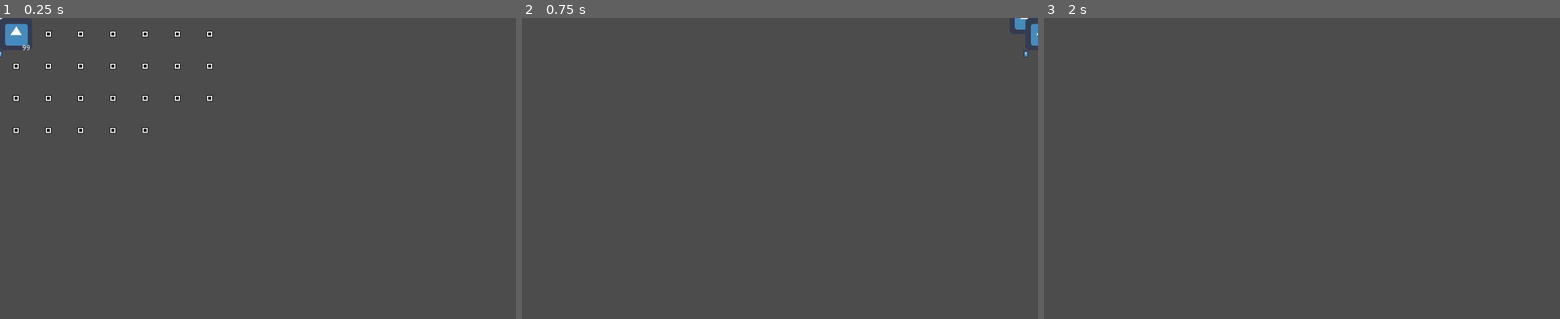
Above: before the commit, frames 1-3 (left to right).
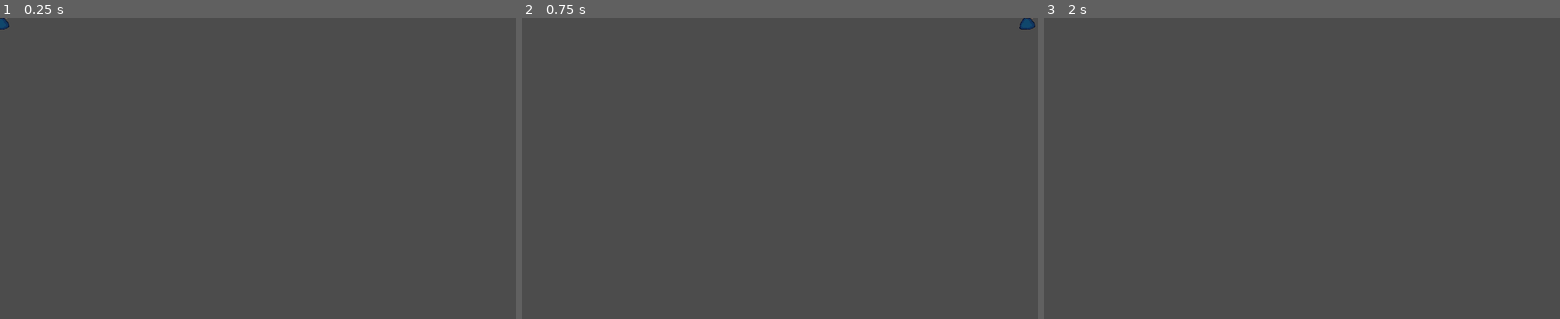
Above: after the commit, the same moments.

Repository: Jimmy-s-Test-Site/20210122_feel_good_jam
Game: Godot game, scene res://Abdullah Folder/Player Things/Player.tscn
Two runs of this game, one before a commit and one after it. Both use one fixed random seed, a clock stepped at 60 frames per second and the inputs below. The project has no main scene, so this scene is started directly. The engine's default icon, where the game draws it, is replaced by a stand-in: a white triangle on a blue panel in a dark square.
Inputs (mouse positions are in pixels of both pictures, inside the frame that each line leads up to):
- Up to frame 1 (0.25 s): no input
- Up to frame 2 (0.75 s): tap Enter at 0.5 s; move the mouse to (893, 153) at 0.52 s; hold D (right) from 0.53 s (still down); tap Space (cast_hook) at 0.6 s; click (893, 153) at 0.67 s
- Up to frame 3 (2 s): release D (right) at 1.25 s; tap Space (cast_hook) at 1.25 s; drag from (1198, 183) to (1276, 228) at 1.27 s

The runs differ from the first frame. In frame 1, 1.0% of the frame differs, in the area x 0-42%, y 0-39%; in frame 2, 0.2%; in frame 3, nothing differs.

Commit message:
Animation
and 1 item

Diff:
--- /dev/null
+++ b/Feel Good Jam/Abdullah Folder/Items/FlyingFish.tres
@@ -0,0 +1,8 @@
+[gd_resource type="Resource" load_steps=2 format=2]
+
+[ext_resource path="res://Abdullah Folder/Items/Item.gd" type="Script" id=1]
+
+[resource]
+script = ExtResource( 1 )
+type = 1
+rarity = 1
--- a/Feel Good Jam/Abdullah Folder/Player Things/Player.tscn
+++ b/Feel Good Jam/Abdullah Folder/Player Things/Player.tscn
@@ -1,13 +1,323 @@
-[gd_scene load_steps=8 format=2]
+[gd_scene load_steps=14 format=2]
 
 [ext_resource path="res://Abdullah Folder/Player Things/Player.gd" type="Script" id=1]
 [ext_resource path="res://Abdullah Folder/Player Things/Rod.tscn" type="PackedScene" id=2]
-[ext_resource path="res://icon.png" type="Texture" id=3]
+[ext_resource path="res://Art Folder/Samurai_WalkStyle.png" type="Texture" id=3]
 [ext_resource path="res://Abdullah Folder/Inventory Things/Inventory.tres" type="Resource" id=4]
 [ext_resource path="res://Abdullah Folder/Inventory Things/InventoryContainer.tscn" type="PackedScene" id=5]
 [ext_resource path="res://Abdullah Folder/Inventory Things/Bait Prompt.tscn" type="PackedScene" id=6]
+[ext_resource path="res://Art Folder/Samurai_Sit.png" type="Texture" id=7]
+[ext_resource path="res://Art Folder/Samurai_CastingOut.png" type="Texture" id=8]
 
 [sub_resource type="CapsuleShape2D" id=1]
+radius = 10.8616
+height = 27.0598
+
+[sub_resource type="Animation" id=5]
+resource_name = "CastingBack"
+length = 1.2
+tracks/0/type = "value"
+tracks/0/path = NodePath("Sprite:scale")
+tracks/0/interp = 1
+tracks/0/loop_wrap = true
+tracks/0/imported = false
+tracks/0/enabled = true
+tracks/0/keys = {
+"times": PoolRealArray( 0 ),
+"transitions": PoolRealArray( 1 ),
+"update": 0,
+"values": [ Vector2( 1, 1 ) ]
+}
+tracks/1/type = "value"
+tracks/1/path = NodePath("Sprite:frame")
+tracks/1/interp = 1
+tracks/1/loop_wrap = true
+tracks/1/imported = false
+tracks/1/enabled = true
+tracks/1/keys = {
+"times": PoolRealArray( 0, 0.1, 0.2, 0.3, 0.4, 0.5, 0.6, 0.7, 0.8, 0.9, 1, 1.1 ),
+"transitions": PoolRealArray( 1, 1, 1, 1, 1, 1, 1, 1, 1, 1, 1, 1 ),
+"update": 1,
+"values": [ 12, 11, 9, 8, 7, 6, 5, 4, 3, 2, 1, 0 ]
+}
+tracks/2/type = "value"
+tracks/2/path = NodePath("Sprite:hframes")
+tracks/2/interp = 1
+tracks/2/loop_wrap = true
+tracks/2/imported = false
+tracks/2/enabled = true
+tracks/2/keys = {
+"times": PoolRealArray( 0 ),
+"transitions": PoolRealArray( 1 ),
+"update": 1,
+"values": [ 5 ]
+}
+tracks/3/type = "value"
+tracks/3/path = NodePath("Sprite:vframes")
+tracks/3/interp = 1
+tracks/3/loop_wrap = true
+tracks/3/imported = false
+tracks/3/enabled = true
+tracks/3/keys = {
+"times": PoolRealArray( 0 ),
+"transitions": PoolRealArray( 1 ),
+"update": 1,
+"values": [ 3 ]
+}
+tracks/4/type = "value"
+tracks/4/path = NodePath("Sprite:texture")
+tracks/4/interp = 1
+tracks/4/loop_wrap = true
+tracks/4/imported = false
+tracks/4/enabled = true
+tracks/4/keys = {
+"times": PoolRealArray( 0 ),
+"transitions": PoolRealArray( 1 ),
+"update": 1,
+"values": [ ExtResource( 8 ) ]
+}
+tracks/5/type = "value"
+tracks/5/path = NodePath("Sprite:position")
+tracks/5/interp = 1
+tracks/5/loop_wrap = true
+tracks/5/imported = false
+tracks/5/enabled = true
+tracks/5/keys = {
+"times": PoolRealArray( 0 ),
+"transitions": PoolRealArray( 1 ),
+"update": 0,
+"values": [ Vector2( 0, -1.684 ) ]
+}
+
+[sub_resource type="Animation" id=4]
+resource_name = "CastingOut"
+length = 1.2
+tracks/0/type = "value"
+tracks/0/path = NodePath("Sprite:scale")
+tracks/0/interp = 1
+tracks/0/loop_wrap = true
+tracks/0/imported = false
+tracks/0/enabled = true
+tracks/0/keys = {
+"times": PoolRealArray( 0 ),
+"transitions": PoolRealArray( 1 ),
+"update": 0,
+"values": [ Vector2( 1, 1 ) ]
+}
+tracks/1/type = "value"
+tracks/1/path = NodePath("Sprite:frame")
+tracks/1/interp = 1
+tracks/1/loop_wrap = true
+tracks/1/imported = false
+tracks/1/enabled = true
+tracks/1/keys = {
+"times": PoolRealArray( 0, 0.1, 0.2, 0.3, 0.4, 0.5, 0.6, 0.7, 0.8, 0.9, 1, 1.1 ),
+"transitions": PoolRealArray( 1, 1, 1, 1, 1, 1, 1, 1, 1, 1, 1, 1 ),
+"update": 1,
+"values": [ 0, 1, 2, 3, 4, 5, 6, 7, 8, 9, 11, 12 ]
+}
+tracks/2/type = "value"
+tracks/2/path = NodePath("Sprite:hframes")
+tracks/2/interp = 1
+tracks/2/loop_wrap = true
+tracks/2/imported = false
+tracks/2/enabled = true
+tracks/2/keys = {
+"times": PoolRealArray( 0 ),
+"transitions": PoolRealArray( 1 ),
+"update": 1,
+"values": [ 5 ]
+}
+tracks/3/type = "value"
+tracks/3/path = NodePath("Sprite:vframes")
+tracks/3/interp = 1
+tracks/3/loop_wrap = true
+tracks/3/imported = false
+tracks/3/enabled = true
+tracks/3/keys = {
+"times": PoolRealArray( 0 ),
+"transitions": PoolRealArray( 1 ),
+"update": 1,
+"values": [ 3 ]
+}
+tracks/4/type = "value"
+tracks/4/path = NodePath("Sprite:texture")
+tracks/4/interp = 1
+tracks/4/loop_wrap = true
+tracks/4/imported = false
+tracks/4/enabled = true
+tracks/4/keys = {
+"times": PoolRealArray( 0 ),
+"transitions": PoolRealArray( 1 ),
+"update": 1,
+"values": [ ExtResource( 8 ) ]
+}
+tracks/5/type = "value"
+tracks/5/path = NodePath("Sprite:position")
+tracks/5/interp = 1
+tracks/5/loop_wrap = true
+tracks/5/imported = false
+tracks/5/enabled = true
+tracks/5/keys = {
+"times": PoolRealArray( 0 ),
+"transitions": PoolRealArray( 1 ),
+"update": 0,
+"values": [ Vector2( 0, -1.684 ) ]
+}
+
+[sub_resource type="Animation" id=3]
+resource_name = "Sitting"
+length = 1.4
+loop = true
+tracks/0/type = "value"
+tracks/0/path = NodePath("Sprite:texture")
+tracks/0/interp = 1
+tracks/0/loop_wrap = true
+tracks/0/imported = false
+tracks/0/enabled = true
+tracks/0/keys = {
+"times": PoolRealArray( 0 ),
+"transitions": PoolRealArray( 1 ),
+"update": 1,
+"values": [ ExtResource( 7 ) ]
+}
+tracks/1/type = "value"
+tracks/1/path = NodePath("Sprite:frame")
+tracks/1/interp = 1
+tracks/1/loop_wrap = true
+tracks/1/imported = false
+tracks/1/enabled = true
+tracks/1/keys = {
+"times": PoolRealArray( 0.1, 0.3, 0.5, 0.7, 0.9, 1.1, 1.3 ),
+"transitions": PoolRealArray( 1, 1, 1, 1, 1, 1, 1 ),
+"update": 1,
+"values": [ 0, 1, 2, 3, 4, 5, 6 ]
+}
+tracks/2/type = "value"
+tracks/2/path = NodePath("Sprite:hframes")
+tracks/2/interp = 1
+tracks/2/loop_wrap = true
+tracks/2/imported = false
+tracks/2/enabled = true
+tracks/2/keys = {
+"times": PoolRealArray( 0 ),
+"transitions": PoolRealArray( 1 ),
+"update": 1,
+"values": [ 4 ]
+}
+tracks/3/type = "value"
+tracks/3/path = NodePath("Sprite:scale")
+tracks/3/interp = 1
+tracks/3/loop_wrap = true
+tracks/3/imported = false
+tracks/3/enabled = true
+tracks/3/keys = {
+"times": PoolRealArray( 0 ),
+"transitions": PoolRealArray( 1 ),
+"update": 0,
+"values": [ Vector2( 0.7, 0.7 ) ]
+}
+tracks/4/type = "value"
+tracks/4/path = NodePath("Sprite:position")
+tracks/4/interp = 1
+tracks/4/loop_wrap = true
+tracks/4/imported = false
+tracks/4/enabled = true
+tracks/4/keys = {
+"times": PoolRealArray( 0 ),
+"transitions": PoolRealArray( 1 ),
+"update": 0,
+"values": [ Vector2( 0, 6.72 ) ]
+}
+tracks/5/type = "value"
+tracks/5/path = NodePath("Sprite:vframes")
+tracks/5/interp = 1
+tracks/5/loop_wrap = true
+tracks/5/imported = false
+tracks/5/enabled = true
+tracks/5/keys = {
+"times": PoolRealArray( 0 ),
+"transitions": PoolRealArray( 1 ),
+"update": 1,
+"values": [ 2 ]
+}
+
+[sub_resource type="Animation" id=2]
+resource_name = "Walking"
+length = 0.7
+loop = true
+tracks/0/type = "value"
+tracks/0/path = NodePath("Sprite:frame")
+tracks/0/interp = 1
+tracks/0/loop_wrap = true
+tracks/0/imported = false
+tracks/0/enabled = true
+tracks/0/keys = {
+"times": PoolRealArray( 0, 0.1, 0.2, 0.3, 0.4, 0.5, 0.6 ),
+"transitions": PoolRealArray( 1, 1, 1, 1, 1, 1, 1 ),
+"update": 1,
+"values": [ 5, 0, 1, 2, 3, 4, 5 ]
+}
+tracks/1/type = "value"
+tracks/1/path = NodePath("Sprite:texture")
+tracks/1/interp = 1
+tracks/1/loop_wrap = true
+tracks/1/imported = false
+tracks/1/enabled = true
+tracks/1/keys = {
+"times": PoolRealArray( 0 ),
+"transitions": PoolRealArray( 1 ),
+"update": 1,
+"values": [ ExtResource( 3 ) ]
+}
+tracks/2/type = "value"
+tracks/2/path = NodePath("Sprite:hframes")
+tracks/2/interp = 1
+tracks/2/loop_wrap = true
+tracks/2/imported = false
+tracks/2/enabled = true
+tracks/2/keys = {
+"times": PoolRealArray( 0 ),
+"transitions": PoolRealArray( 1 ),
+"update": 1,
+"values": [ 3 ]
+}
+tracks/3/type = "value"
+tracks/3/path = NodePath("Sprite:position")
+tracks/3/interp = 1
+tracks/3/loop_wrap = true
+tracks/3/imported = false
+tracks/3/enabled = true
+tracks/3/keys = {
+"times": PoolRealArray( 0 ),
+"transitions": PoolRealArray( 1 ),
+"update": 0,
+"values": [ Vector2( 2.94646, 1.824 ) ]
+}
+tracks/4/type = "value"
+tracks/4/path = NodePath("Sprite:scale")
+tracks/4/interp = 1
+tracks/4/loop_wrap = true
+tracks/4/imported = false
+tracks/4/enabled = true
+tracks/4/keys = {
+"times": PoolRealArray( 0 ),
+"transitions": PoolRealArray( 1 ),
+"update": 0,
+"values": [ Vector2( 1, 1 ) ]
+}
+tracks/5/type = "value"
+tracks/5/path = NodePath("Sprite:vframes")
+tracks/5/interp = 1
+tracks/5/loop_wrap = true
+tracks/5/imported = false
+tracks/5/enabled = true
+tracks/5/keys = {
+"times": PoolRealArray( 0 ),
+"transitions": PoolRealArray( 1 ),
+"update": 1,
+"values": [ 2 ]
+}
 
 [node name="Player" type="KinematicBody2D"]
 script = ExtResource( 1 )
@@ -17,15 +327,25 @@
 shape = SubResource( 1 )
 
 [node name="Sprite" type="Sprite" parent="."]
-texture = ExtResource( 3 )
+position = Vector2( 0, -1.684 )
+texture = ExtResource( 8 )
+vframes = 3
+hframes = 5
+frame = 12
 
 [node name="AnimationPlayer" type="AnimationPlayer" parent="."]
+anims/CastingBack = SubResource( 5 )
+anims/CastingOut = SubResource( 4 )
+anims/Sitting = SubResource( 3 )
+anims/Walking = SubResource( 2 )
 
 [node name="AnimationTree" type="AnimationTree" parent="."]
 
 [node name="Rod" parent="." instance=ExtResource( 2 )]
+visible = false
 
 [node name="InventoryContainer" parent="." instance=ExtResource( 5 )]
+visible = false
 
 [node name="BaitPrompt" parent="." instance=ExtResource( 6 )]
 visible = false
--- a/Feel Good Jam/project.godot
+++ b/Feel Good Jam/project.godot
@@ -38,6 +38,29 @@
 [autoload]
 
 Items="*res://Abdullah Folder/Items/Items.gd"
+
+[importer_defaults]
+
+texture={
+"compress/bptc_ldr": 0,
+"compress/hdr_mode": 0,
+"compress/lossy_quality": 0.7,
+"compress/mode": 0,
+"compress/normal_map": 0,
+"detect_3d": false,
+"flags/anisotropic": false,
+"flags/filter": false,
+"flags/mipmaps": false,
+"flags/repeat": 0,
+"flags/srgb": 2,
+"process/HDR_as_SRGB": false,
+"process/fix_alpha_border": true,
+"process/invert_color": false,
+"process/premult_alpha": false,
+"size_limit": 0,
+"stream": false,
+"svg/scale": 1.0
+}
 
 [input]
 
Binary file added: Feel Good Jam/Art Folder/Samurai_CastingOut.png
Not shown, added: Feel Good Jam/Art Folder/Samurai_CastingOut.png.import
Binary file added: Feel Good Jam/Art Folder/Samurai_Sit.png
Not shown, added: Feel Good Jam/Art Folder/Samurai_Sit.png.import
Binary file added: Feel Good Jam/Art Folder/Samurai_WalkStyle.png
Not shown, added: Feel Good Jam/Art Folder/Samurai_WalkStyle.png.import
